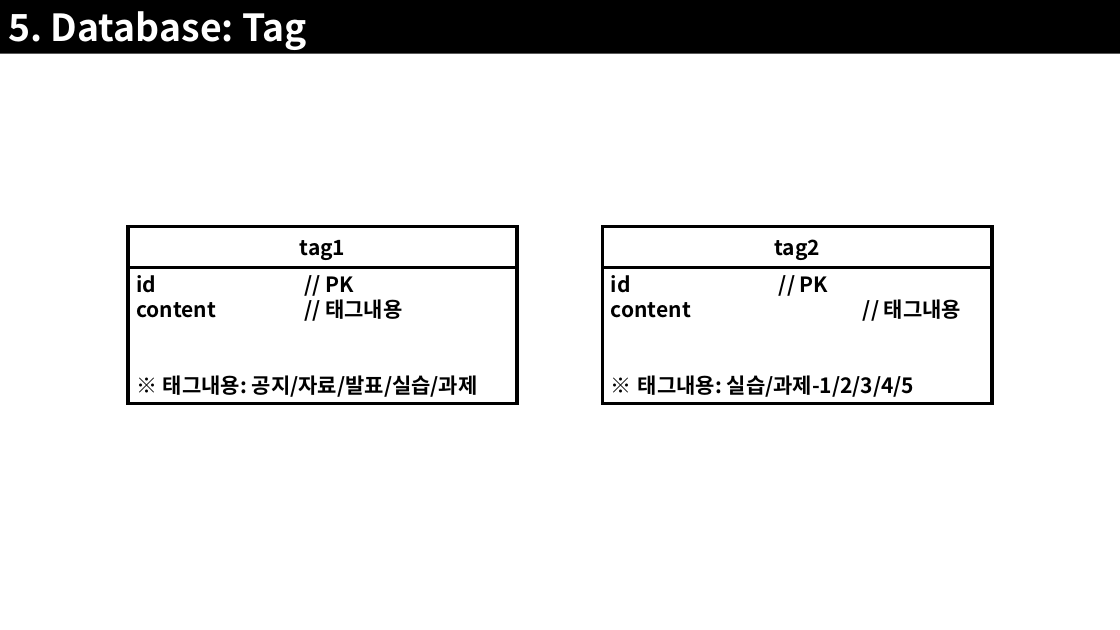
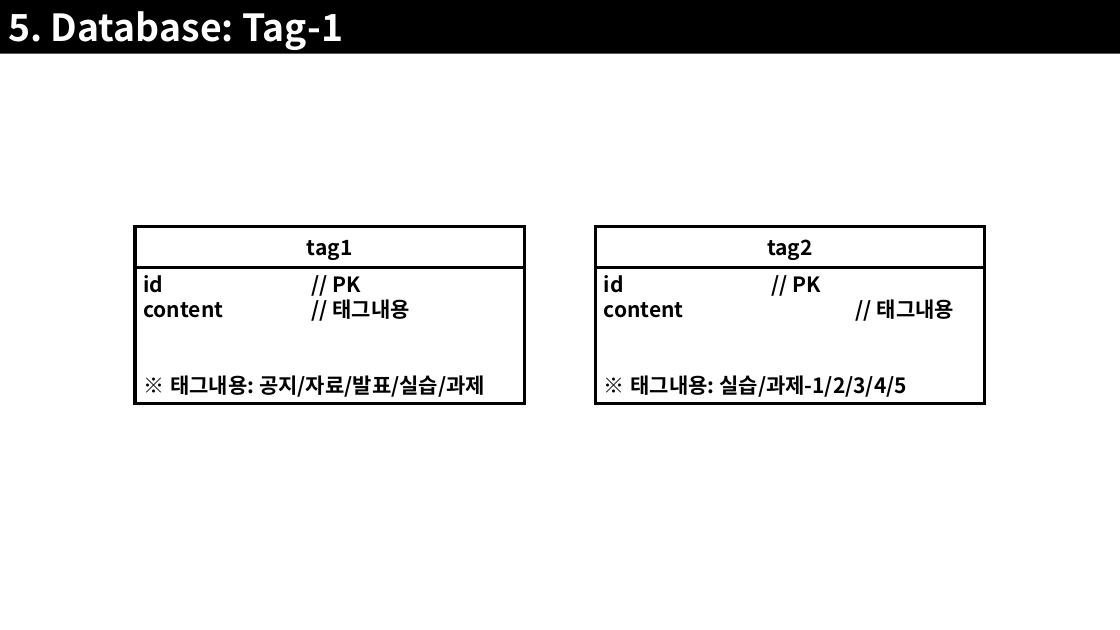
Before and after one commit to JoSihun/CGVR_Lab, a slide deck: slide 38 of documents/01_프로젝트_개발계획.pptx (slide 35 before the commit). Drawn at 1120x630 pixels with LibreOffice and Linux fonts; fonts in the diff are those of the drawing. Boxes give left, top, right and bottom in pixels: in the first picture for what was removed or moved away, otherwise in the second. Text is boxed around its words. In the diff, an @@ line names an element or a change of style, - is before the commit and + after.

```diff
--- a/documents/01_프로젝트_개발계획.pptx
+++ b/documents/01_프로젝트_개발계획.pptx
@@ text in rectangle at bbox=[8, 11, 343, 50]: text changed @@
-5. Database: Tag
+5. Database: Tag-1
@@ rectangle "tag1": place and size @@
-rectangle "tag1" at bbox=[128, 227, 518, 268]
+rectangle "tag1" at bbox=[135, 227, 525, 268]
@@ rectangle "tag2": place and size @@
-rectangle "tag2" at bbox=[603, 227, 993, 268]
+rectangle "tag2" at bbox=[596, 227, 986, 268]
@@ rectangle "id // PK": place and size @@
-rectangle "id // PK" at bbox=[128, 267, 518, 403]
+rectangle "id // PK" at bbox=[135, 267, 525, 403]
@@ rectangle "id // PK": place and size @@
-rectangle "id // PK" at bbox=[603, 267, 993, 403]
+rectangle "id // PK" at bbox=[596, 267, 986, 403]
```
Also in this commit, not shown: 15 other slides changed, 9 slides added.
